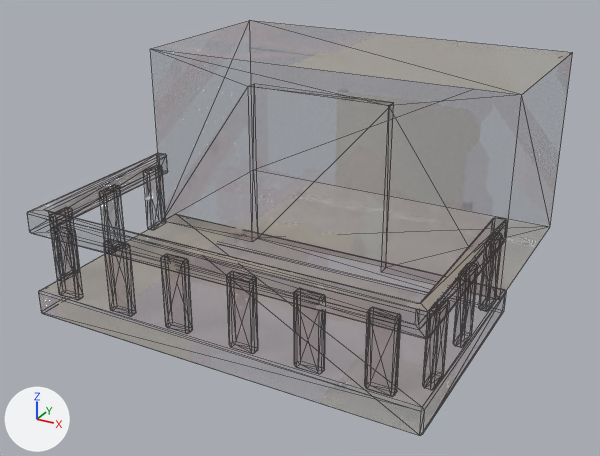
The FBX model Assets/Meshes/balcony_LOD0.fbx as it was, and as the next commit left it.
The view is the same before and after, from a 50 mm lens placed at (3.71, -8.06, 3.82), pointed at (-0.04, -1.25, 0.42). Every picture has the same lights, and +X, +Y and +Z are marked at lower left. Mesh edges are drawn as thin lines. Vertices at the same position are counted once.

In view in the first picture: 'balcony_LOD0'.
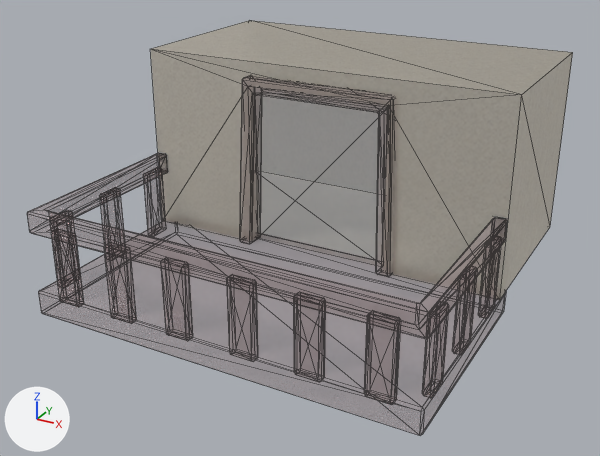
Commit message: balcony update

Pixel boxes (x1, y1, x2, y2) of what changed, in the pictures (600 x 456 px; the box of a moved part takes in the faces that stretch with it):
'balcony_LOD0', reshaped
    before: (41, 23, 573, 435)
    after: (150, 21, 573, 300)
part 1 of me_balcony_lod0_005, moved or reshaped (not visible afterwards)
    before: (168, 261, 178, 289)
part 2 of me_balcony_lod0_005, moved or reshaped
    before: (250, 48, 549, 265)
    after: (251, 76, 508, 267)
part 3 of me_balcony_lod0_005, surface changed
    before: (41, 36, 573, 434)
    after: (150, 21, 573, 300)

What changed in the scene script:
```text
Change me_balcony_lod0_005:
    used by ob_balcony_lod0; location = (0.0, 0.0, 0.0)
    verts and faces of me_balcony_lod0_005; kept vertices keep their numbers, new ones are numbered from 376
    before: 2 (-2.0, 1.0, 0.0), 3 (2.0, 1.0, 0.0) at pixel (550, 226), 6 (-2.0, 1.0, 2.0), 7 (2.0, 1.0, 2.0) at pixel (572, 52), 12 (0.77, -0.88, 0.0)
    before: 15 (-0.77, -0.88, 0.0) at pixel (257, 238)
    remove me_balcony_lod0_005.from_pydata(...)  # 376 vertices, 692 faces; spans x -2.0..2.0, y -3.0..1.0, z -0.25..2.0
    add me_balcony_lod0_005.from_pydata(...)  # 424 vertices, 784 faces; spans x -2.0..2.0, y -3.0..1.0, z -0.25..2.0
    me_balcony_lod0_005 part 1: the loose piece of 24 vertices spanning x -0.47..-0.21, y -2.98..-2.88, z 0.01..0.72 is scaled about its middle by (1, 1, 1.06), then moved by (0.0, 0.0, -0.05)
    me_balcony_lod0_005 part 2
    add delete_faces([(3, 12, 15), (2, 7, 3), (2, 3, 15), (2, 6, 7)])
    add faces += [(2, 6, 3), (2, 3, 12), (3, 6, 7), (2, 12, 15)]
    me_balcony_lod0_005 part 3: 160 kept faces spanning x -2.0..2.0, y -3.0..1.0, z -0.25..2.0 get new texture (UV) coordinates
```
